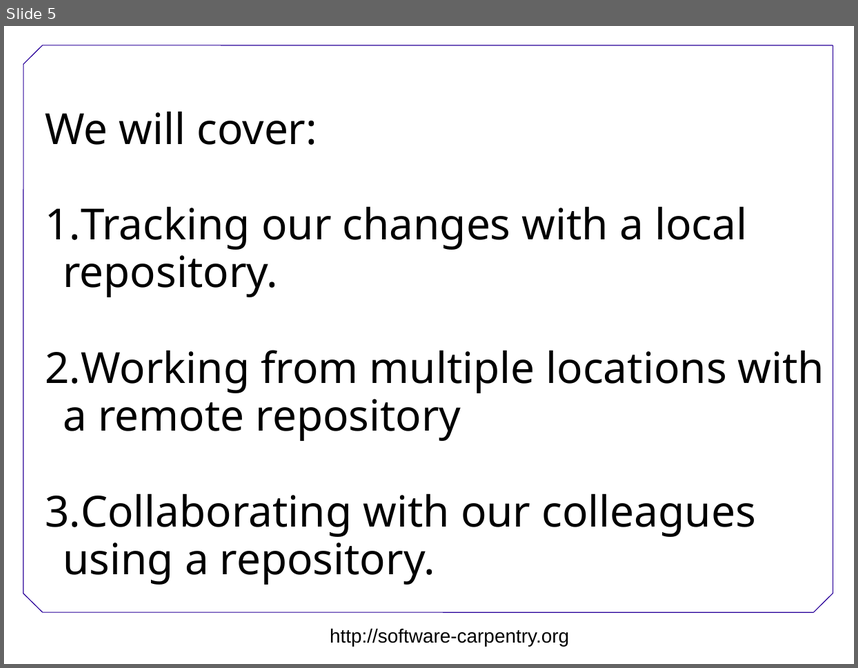
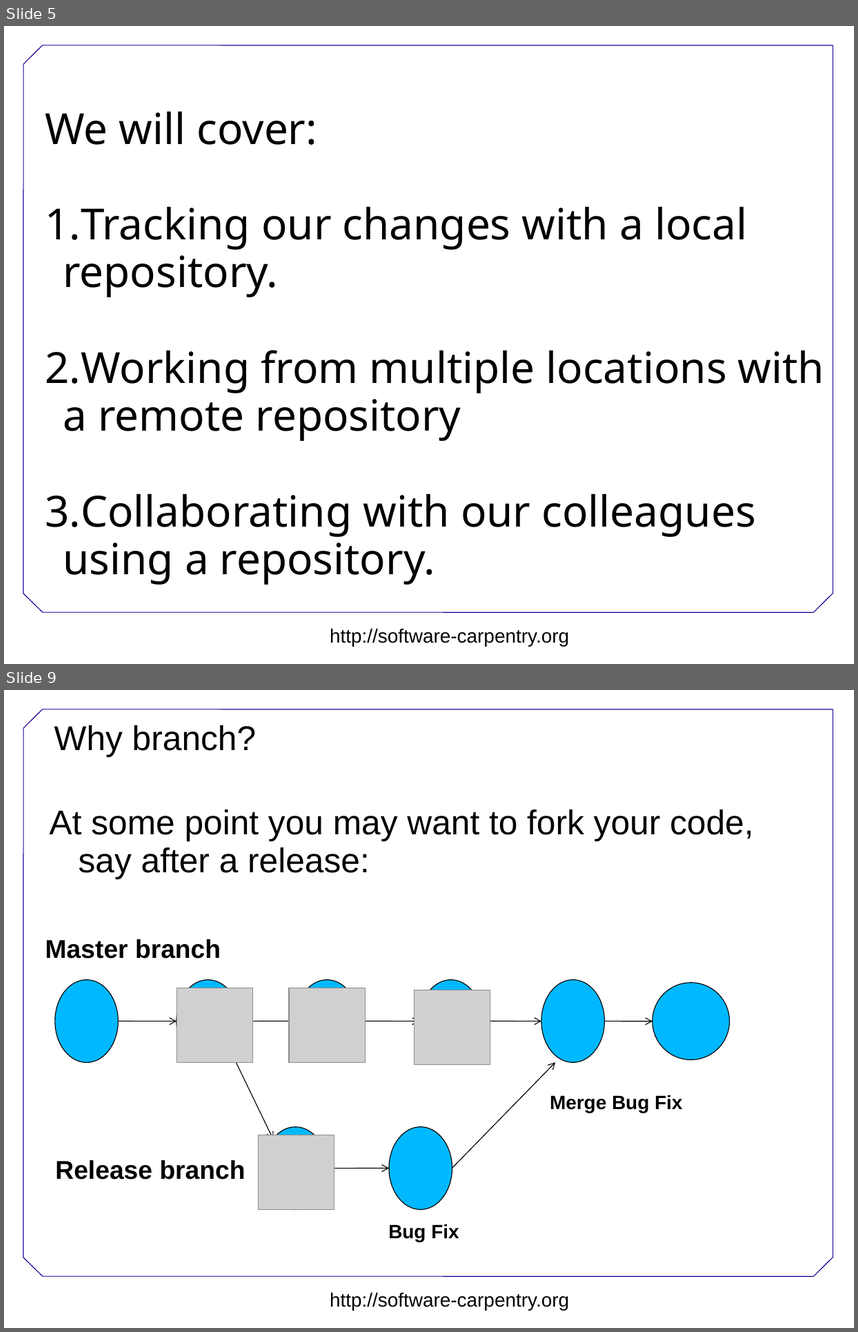
Before and after one commit to swcarpentry/DEPRECATED-boot-camps, a slide deck: version-control/Version-control.ppt. Shown one above the other, each under a label of ours: slide 5 before the commit, slides 5 and 9 after it; the slides between them are not shown. The pictures are 858x668 and 858x1332 pixels, drawn with LibreOffice and Linux fonts; fonts in the diff are those of the drawing; grey boxes stand for pictures; background and template pictures are left out. Boxes give left, top, right and bottom in pixels: in the first picture for what was removed or moved away, otherwise in the second. Text is boxed around its words. In the diff, an @@ line names an element or a change of style, - is before the commit and + after.

Commit message:
Made the ppt consistent with the modified README.md file and added a couple of slides on branching.

```diff
--- a/version-control/Version-control.ppt
+++ b/version-control/Version-control.ppt
@@ slide 9 added at bbox=[4, 690, 854, 1328], background #FFFFFF; not listed: 8 template elements that a slide beside it also shows @@
@@ title added at bbox=[54, 725, 256, 756], 32 pt, text #000000 @@
+Why branch?
@@ text added at bbox=[50, 809, 753, 879], 32 pt, text #000000 @@
+At some point you may want to fork your code, say after a release:
@@ text added at bbox=[45, 939, 221, 958], 24 pt, text #000000, bold @@
+Master branch
@@ ellipse added at bbox=[55, 980, 118, 1063], fill #00B8FF, outline #000000 0.74 pt @@
@@ ellipse added at bbox=[176, 980, 240, 1063], fill #00B8FF, outline #000000 0.74 pt, 20 pt, text #000000, bold @@
+V1
@@ ellipse added at bbox=[296, 980, 359, 1063], fill #00B8FF, outline #000000 0.74 pt @@
@@ group added at bbox=[176, 988, 490, 1210]: 4 pictures @@
@@ ellipse added at bbox=[420, 980, 483, 1063], fill #00B8FF, outline #000000 0.74 pt @@
@@ ellipse added at bbox=[653, 983, 730, 1060], fill #00B8FF, outline #000000 0.74 pt @@
@@ arrow added from (118, 1021) to (176, 1021), #000000 0.74 pt @@
@@ arrow added from (240, 1021) to (296, 1021), #000000 0.74 pt @@
@@ arrow added from (359, 1021) to (420, 1021), #000000 0.74 pt @@
@@ arrow added from (605, 1021) to (653, 1021), #000000 0.74 pt @@
@@ arrow added from (230, 1050) to (273, 1139), #000000 0.74 pt @@
@@ group added at bbox=[452, 980, 682, 1168]: 2 arrows, 1 ellipse, 1 text @@
+Merge Bug Fix
@@ ellipse added at bbox=[264, 1127, 327, 1209], fill #00B8FF, outline #000000 0.74 pt @@
@@ ellipse added at bbox=[389, 1127, 452, 1209], fill #00B8FF, outline #000000 0.74 pt @@
@@ text added at bbox=[55, 1160, 245, 1179], 24 pt, text #000000, bold @@
+Release branch
@@ arrow added from (327, 1168) to (389, 1168), #000000 0.74 pt @@
@@ text added at bbox=[388, 1223, 459, 1242], 18 pt, text #000000, bold @@
+Bug Fix
```
Also in this commit, not shown: 1 slide changed, 5 other slides added.
